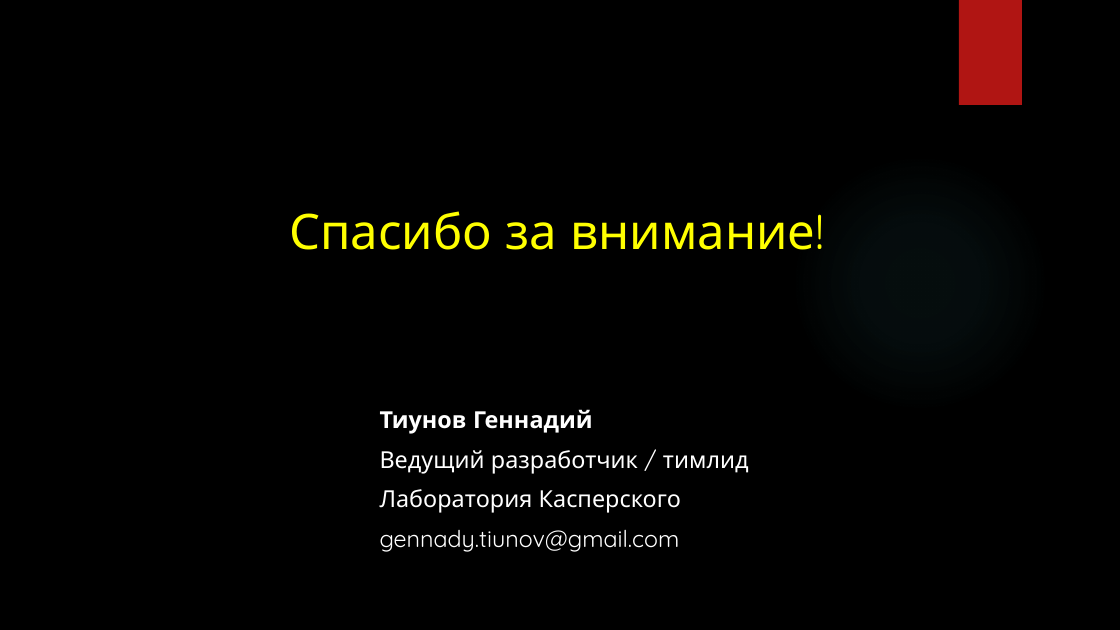
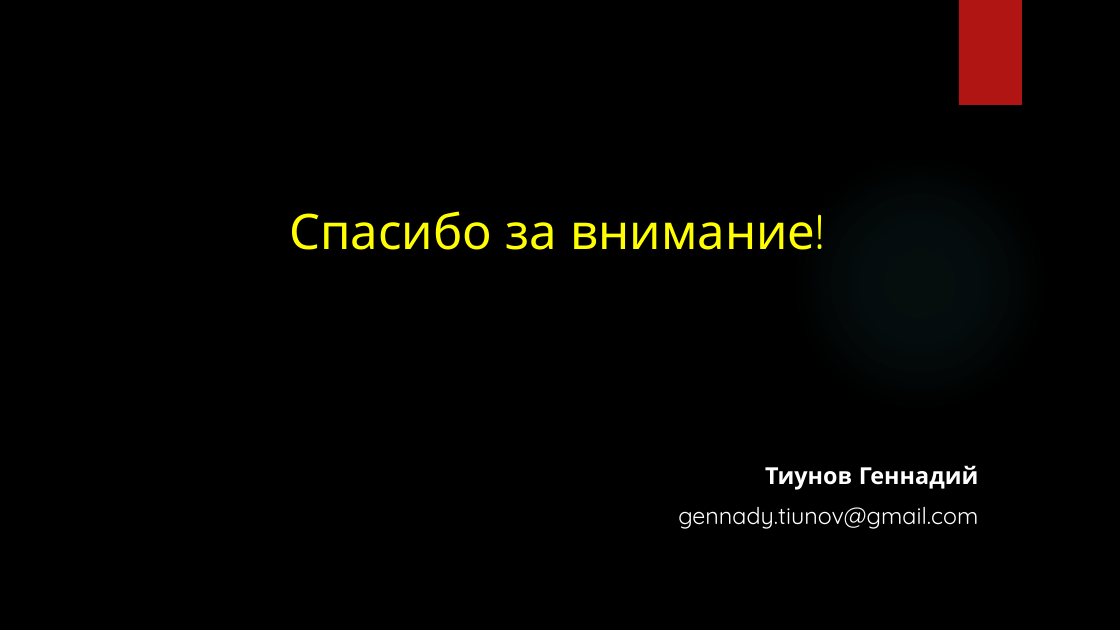
Before and after one commit to gennadytiunov/arch-labs, a slide deck: slide 13 of course-work/Presentation/Circus - Presentation.pptx. Drawn at 1120x630 pixels with LibreOffice and Linux fonts; fonts in the diff are those of the drawing; background and template pictures are left out. Boxes give left, top, right and bottom in pixels: in the first picture for what was removed or moved away, otherwise in the second. Text is boxed around its words. In the diff, an @@ line names an element or a change of style, - is before the commit and + after.

```diff
--- a/course-work/Presentation/Circus - Presentation.pptx
+++ b/course-work/Presentation/Circus - Presentation.pptx
@@ text at box(380, 450, 749, 513): paragraphs removed @@
-Ведущий разработчик / тимлид
-Лаборатория Касперского
@@ text "Тиунов Геннадий": place and size @@
-text "Тиунов Геннадий" at box(380, 409, 749, 552)
+text "Тиунов Геннадий" at box(678, 465, 979, 529)
@@ text "Тиунов Геннадий" at box(678, 465, 979, 529): alignment left to right @@
```
Also in this commit, not shown: 1 other slide changed.
